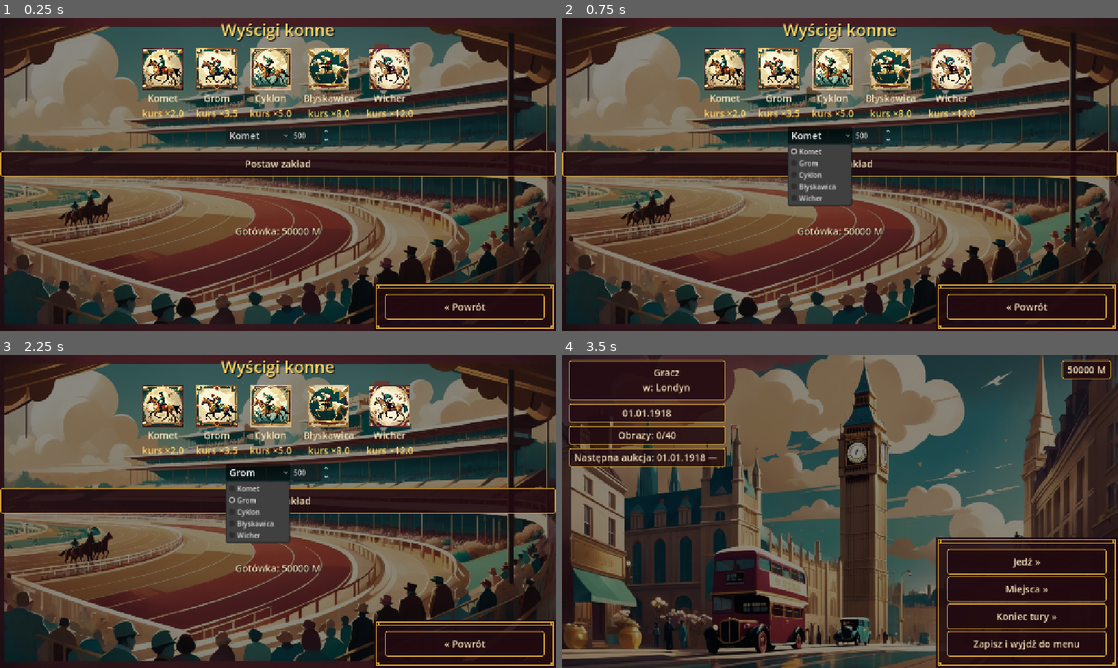
Above: before the commit, frames 1-4 (two rows, left to right).
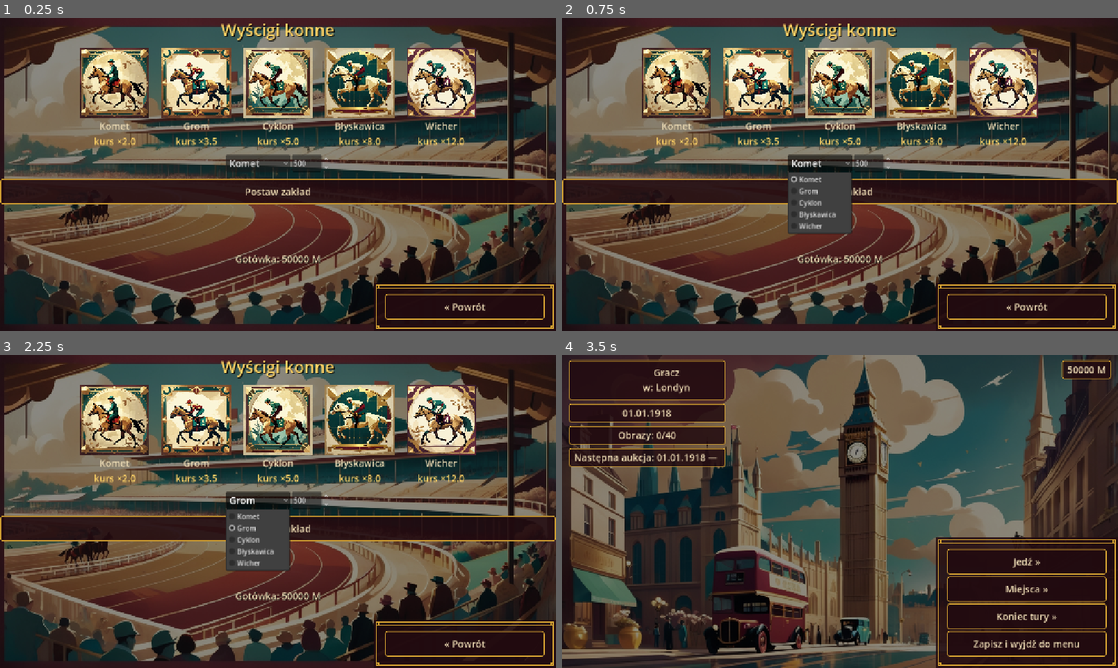
Above: after the commit, the same moments.

Repository: cinekm20/the-forger-retro-tycoon
Game: Godot game, scene res://scenes/races/Races.tscn
The game is run twice, just before and just after one commit, with the same random seed, the same clock (stepped at 60 frames per second) and the same inputs. This scene is started directly instead of the project's main scene.
Inputs:
- Up to frame 1 (0.25 s): no input
- Up to frame 2 (0.75 s): click "Komet" at 0.5 s
- Up to frame 3 (2.25 s): click "Postaw zakład" at 1.25 s; click "Grom" at 2 s
- Up to frame 4 (3.5 s): click "« Powrót" at 2.75 s

The runs differ from the first frame. In frame 1, 30% of the frame differs, in the area x 0-100%, y 9-79%; in frame 2, 30%; in frame 3, 30%; in frame 4, nothing differs.

Commit message:
Races.gd: powiększ ikonki koni na ekranie zakładu do 160x160
Zgłoszenie użytkownika: fonty nazwy/kursu mają być tej samej wielkości
co wszędzie indziej w grze (już tak jest - ScreenHelpers.BODY_FONT_SIZE,
ten sam wzorzec co StockMarket.gd/Warehouse.gd), a same ikonki koni mają
być jeszcze większe niż poprzednie 96x96.

Co-Authored-By: Claude Sonnet 5 <noreply@anthropic.com>
Claude-Session: https://claude.ai/code/session_01WjdcGYSPdySvPA6GKCaWaN

Diff:
--- a/game/scenes/races/Races.gd
+++ b/game/scenes/races/Races.gd
@@ -83,7 +83,7 @@
 		horses_row.add_child(card)
 
 		var portrait := TextureRect.new()
-		portrait.custom_minimum_size = Vector2(96, 96)
+		portrait.custom_minimum_size = Vector2(160, 160)
 		portrait.expand_mode = TextureRect.EXPAND_IGNORE_SIZE
 		portrait.stretch_mode = TextureRect.STRETCH_KEEP_ASPECT_CENTERED
 		portrait.mouse_filter = Control.MOUSE_FILTER_IGNORE
